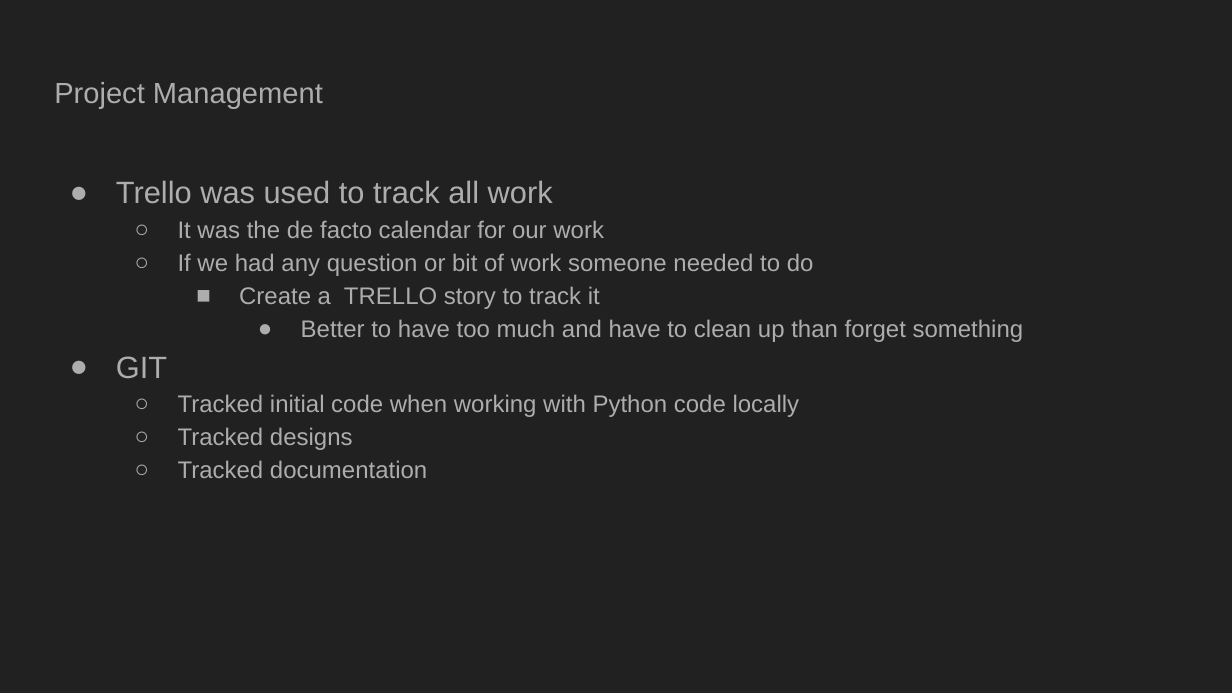
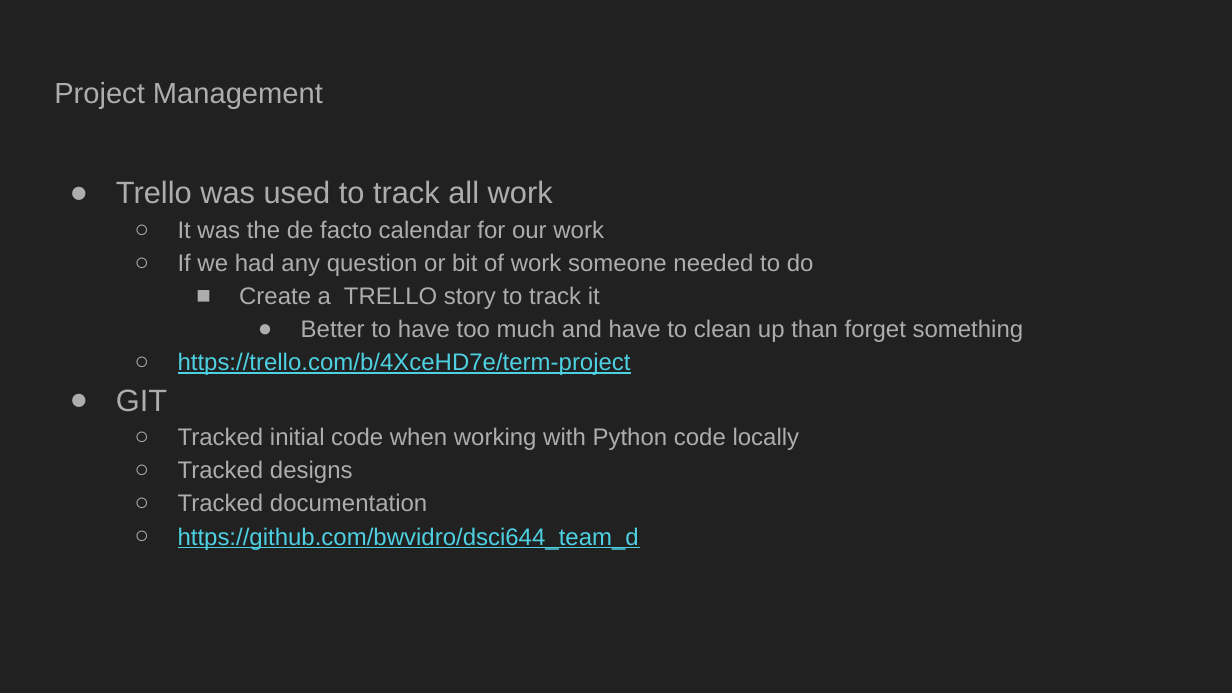
Before and after one commit to bwvidro/dsci644_team_d, a slide deck: slide 19 of Presentation/DSCI-644.pptx. Drawn at 1232x693 pixels with LibreOffice and Linux fonts; fonts in the diff are those of the drawing. Boxes give left, top, right and bottom in pixels: in the first picture for what was removed or moved away, otherwise in the second. Text is boxed around its words. In the diff, an @@ line names an element or a change of style, - is before the commit and + after.

```diff
--- a/Presentation/DSCI-644.pptx
+++ b/Presentation/DSCI-644.pptx
@@ text at (178,352,631,375): paragraph added @@
+  ○ https://trello.com/b/4XceHD7e/term-project
@@ text at (178,527,639,550): paragraph added @@
+  ○ https://github.com/bwvidro/dsci644_team_d
```
Also in this commit, not shown: 8 other slides changed, 2 slides added, 1 slide removed.
